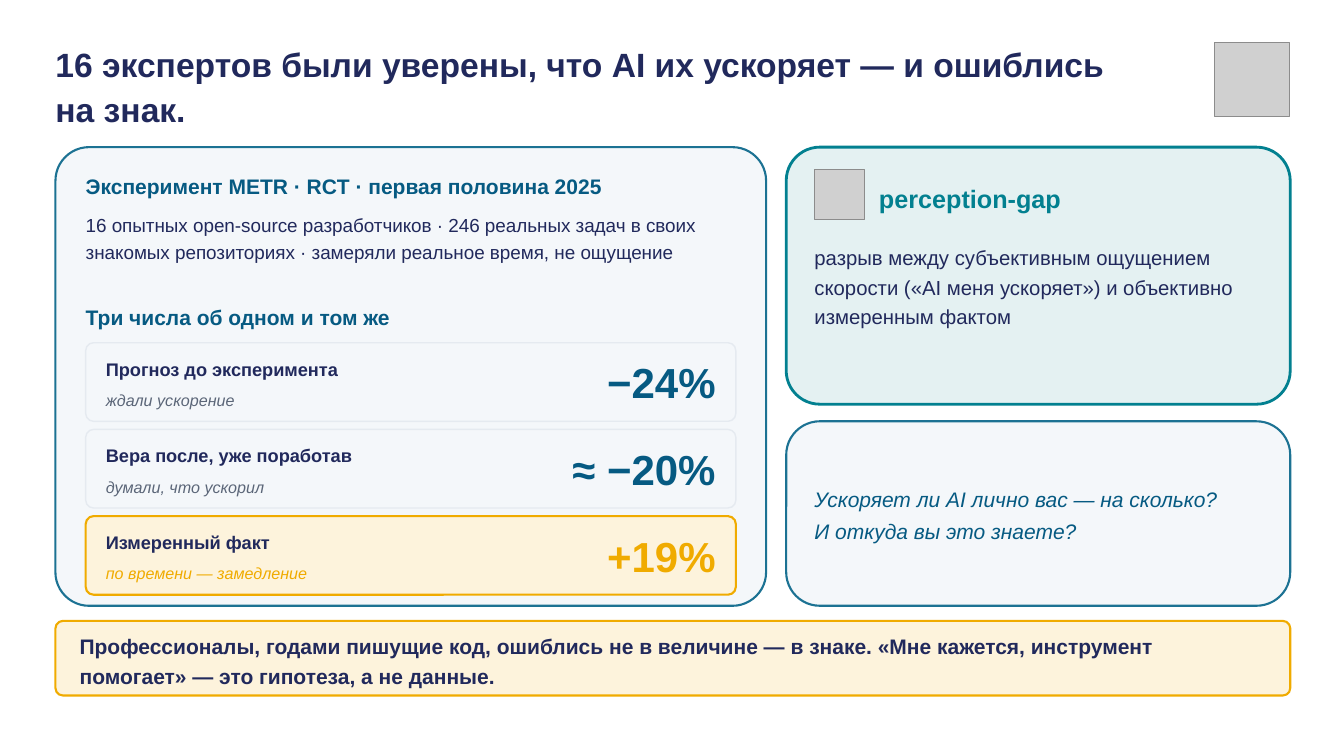
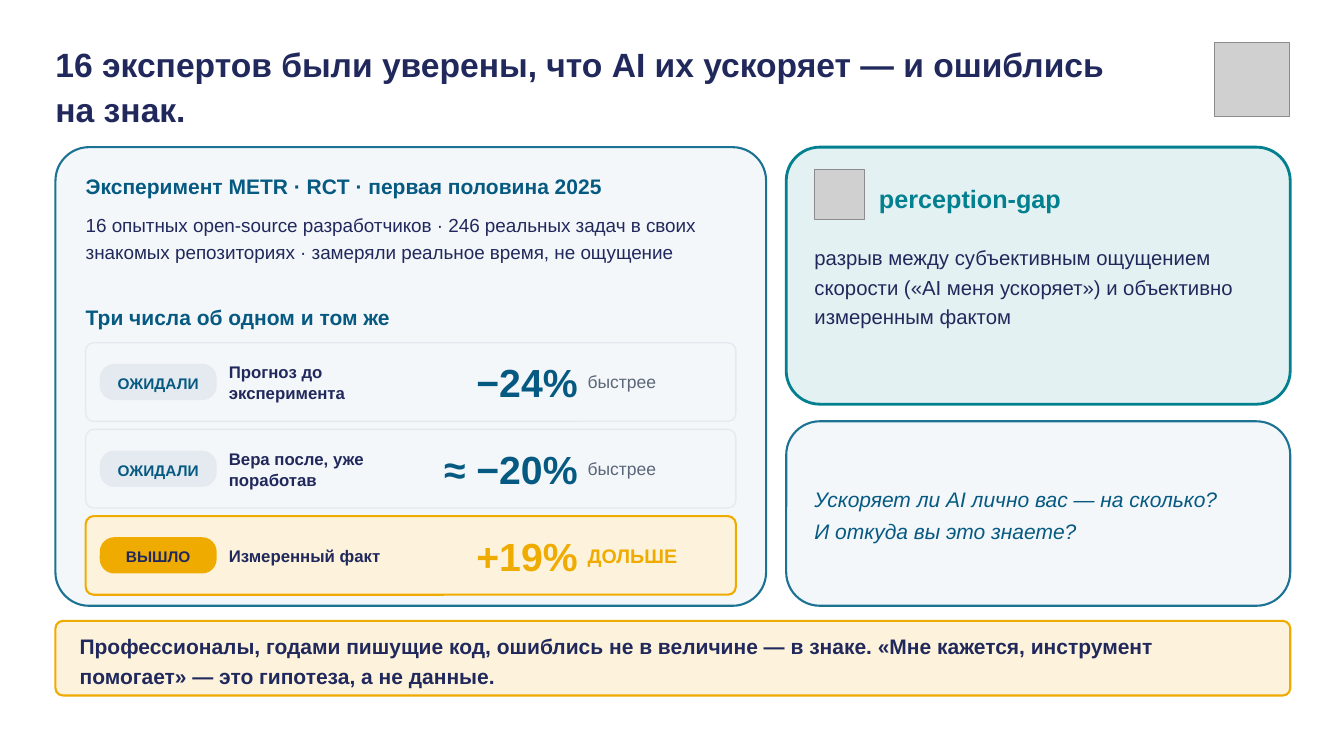
Before and after one commit to tellina-study/AI-usage-lessons, a slide deck: slide 1 of library/lectures/lec-04/rendered/lec-04.pptx. Drawn at 1344x756 pixels with LibreOffice and Linux fonts; fonts in the diff are those of the drawing; grey boxes stand for pictures. Boxes give left, top, right and bottom in pixels: in the first picture for what was removed or moved away, otherwise in the second. Text is boxed around its words. In the diff, an @@ line names an element or a change of style, - is before the commit and + after.

```diff
--- a/library/lectures/lec-04/rendered/lec-04.pptx
+++ b/library/lectures/lec-04/rendered/lec-04.pptx
@@ text "Прогноз до эксперимента": place and size @@
-text "Прогноз до эксперимента" at [106, 363, 338, 380]
+text "Прогноз до эксперимента" at [229, 366, 345, 403]
@@ text "−24%": place and size @@
-text "−24%" at [607, 368, 715, 399]
+text "−24%" at [476, 369, 577, 398]
@@ rounded rectangle added at [100, 364, 217, 400], fill #E5EAF0 @@
@@ text added at [118, 378, 199, 392], 11 pt, text #065A82, bold @@
+ОЖИДАЛИ
@@ text added at [588, 375, 656, 392], 12.5 pt, text #5B6678 @@
+быстрее
@@ text removed at [106, 394, 234, 410] @@
-ждали ускорение
@@ text "Вера после, уже поработав": place and size @@
-text "Вера после, уже поработав" at [106, 448, 352, 466]
+text "Вера после, уже поработав" at [229, 453, 364, 490]
@@ text "≈ −20%": place and size @@
-text "≈ −20%" at [607, 455, 715, 486]
+text "≈ −20%" at [476, 456, 577, 485]
@@ rounded rectangle added at [100, 451, 217, 487], fill #E5EAF0 @@
@@ text added at [118, 465, 199, 479], 11 pt, text #065A82, bold @@
+ОЖИДАЛИ
@@ text added at [588, 462, 656, 479], 12.5 pt, text #5B6678 @@
+быстрее
@@ text removed at [106, 481, 265, 497] @@
-думали, что ускорил
@@ rounded rectangle added at [100, 537, 217, 574], fill #F0AB00 @@
@@ size 13 to 12 pt; line spacing 1 to 1.05 in 3 elements at [229, 366, 345, 403], [229, 453, 364, 490], [229, 549, 381, 566] @@
@@ text "Измеренный факт": place and size @@
-text "Измеренный факт" at [106, 535, 270, 553]
+text "Измеренный факт" at [229, 549, 381, 566]
@@ size 30 to 28 pt in 3 elements at [476, 369, 577, 398], [476, 456, 577, 485], [476, 543, 577, 572] @@
@@ text "+19%": place and size @@
-text "+19%" at [607, 542, 715, 573]
+text "+19%" at [476, 543, 577, 572]
@@ text removed at [106, 567, 307, 583] @@
-по времени — замедление
@@ text added at [126, 551, 191, 562], 11 pt, text #21295C, bold @@
+ВЫШЛО
@@ text added at [588, 549, 677, 567], 14 pt, text #F0AB00, bold @@
+ДОЛЬШЕ
```
Also in this commit, not shown: 12 other slides changed, 3 slides added, 3 slides removed, 21 other files.
